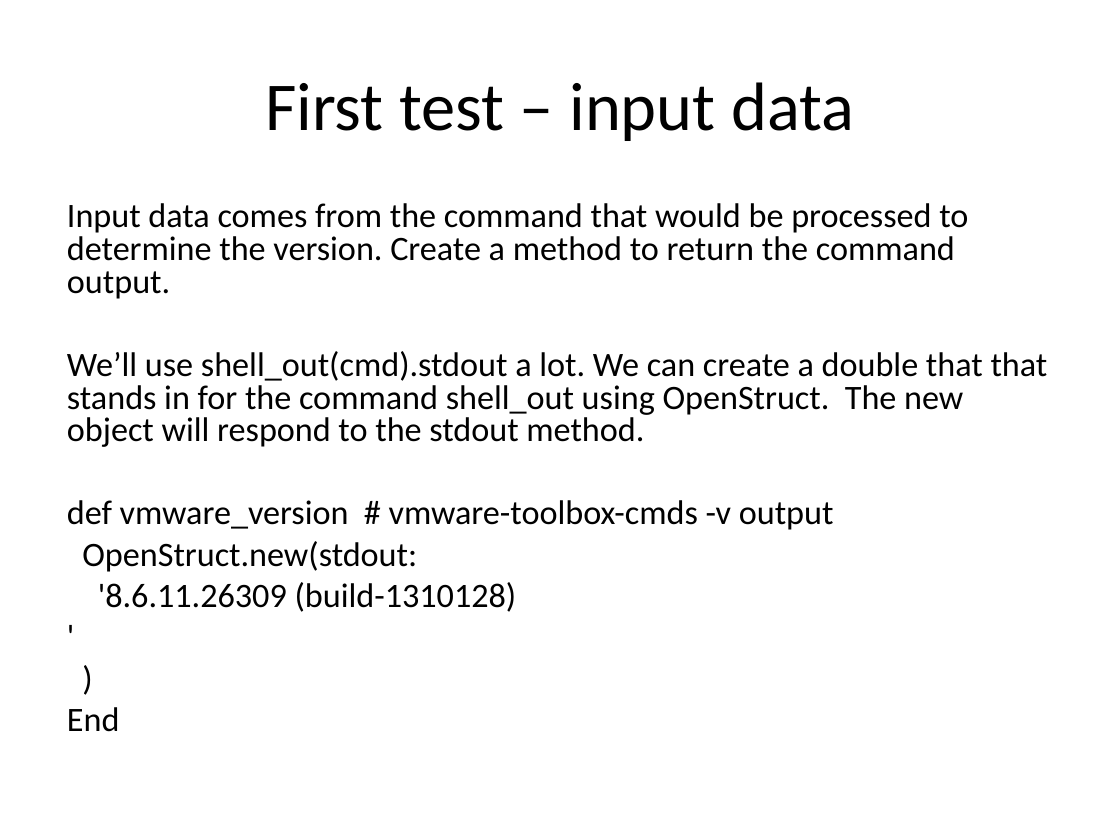
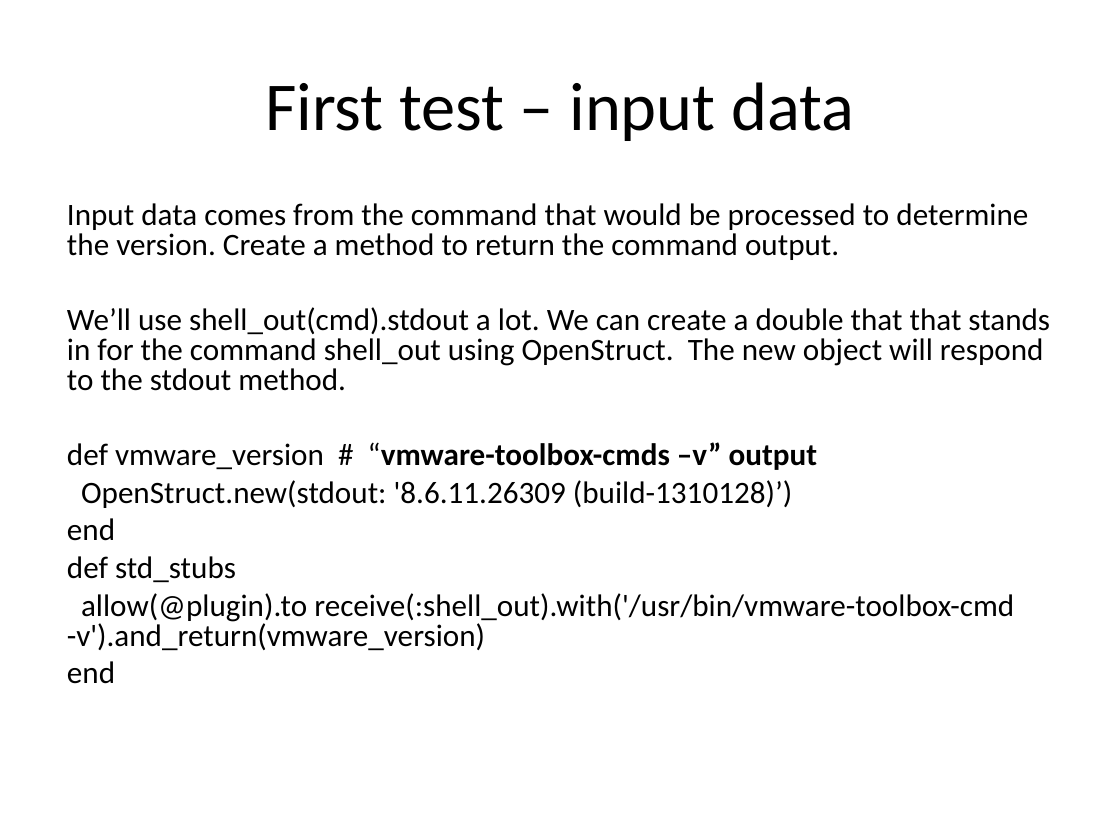
Before and after one commit to MarkGibbons/ohai_tdd, a slide deck: slide 7 of ohai_tdd.ppt (slide 6 before the commit). Drawn at 1120x840 pixels with LibreOffice and Linux fonts; fonts in the diff are those of the drawing. Boxes give left, top, right and bottom in pixels: in the first picture for what was removed or moved away, otherwise in the second. Text is boxed around its words. In the diff, an @@ line names an element or a change of style, - is before the commit and + after.

```diff
--- a/ohai_tdd.ppt
+++ b/ohai_tdd.ppt
@@ text at (67,203,1050,391): size 22 to 20 pt in "Input data comes from the command that ...", "We’ll use shell_out(cmd).stdout a lot. We can ..." @@
@@ text at (67,442,1014,684): text changed; size 22 to 20 pt @@
-def vmware_version # vmware-toolbox-cmds -v output
-OpenStruct.new(stdout:
-'8.6.11.26309 (build-1310128)
-'
-)
-End
+def vmware_version # “vmware-toolbox-cmds –v” output
+OpenStruct.new(stdout: '8.6.11.26309 (build-1310128)’)
+end
+def std_stubs
+allow(@plugin).to receive(:shell_out).with('/usr/bin/vmware-toolbox-cmd -v').and_return(vmware_version)
+end
```
Also in this commit, not shown: 6 other slides changed, 1 slide added.
